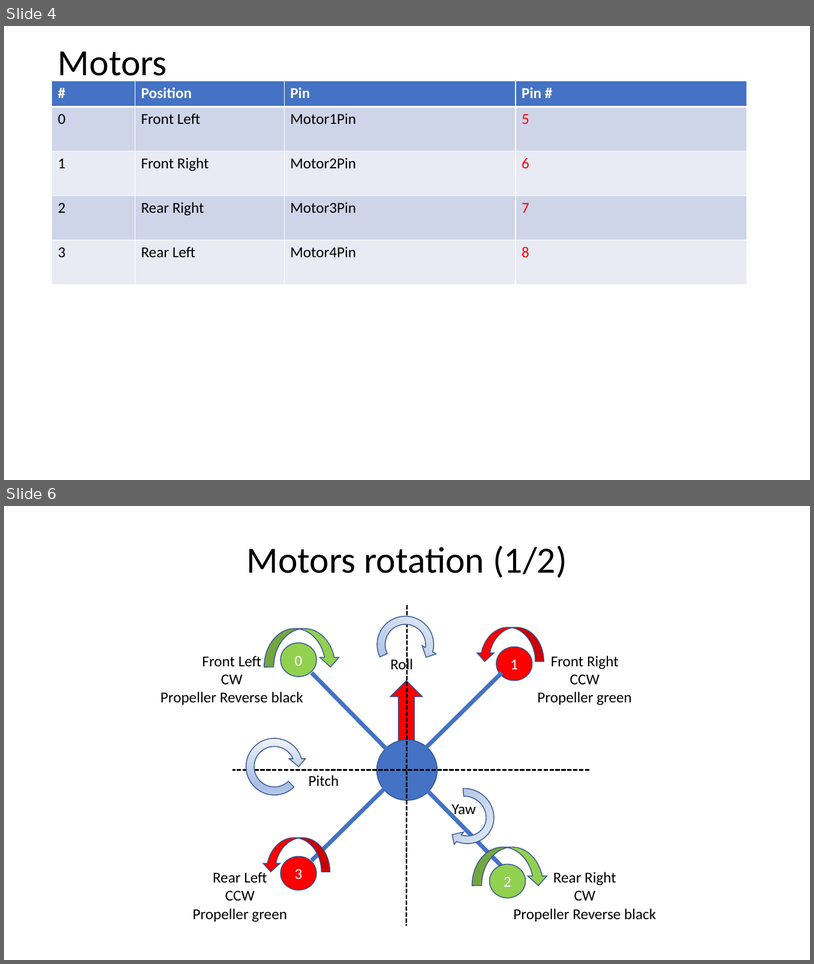
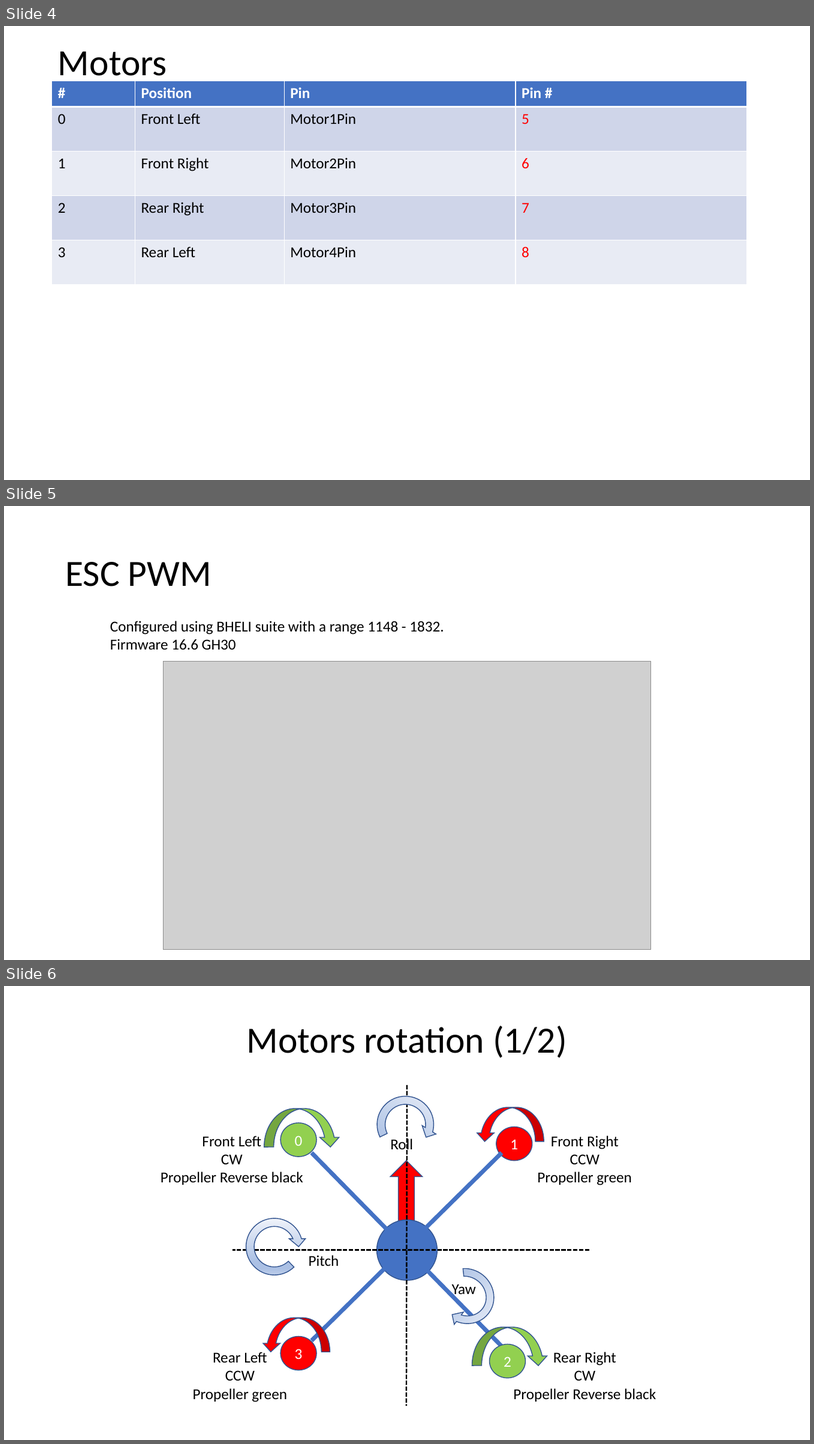
Before and after one commit to RobotEdh/RobotMicroControl, a slide deck: libraries/Diagramm Drone.pptx. Shown one above the other, each under a label of ours: slides 4 and 6 before the commit, slides 4, 5 and 6 after it; the slides between them are not shown. The pictures are 814x964 and 814x1444 pixels, drawn with LibreOffice and Linux fonts; fonts in the diff are those of the drawing; grey boxes stand for pictures. Boxes give left, top, right and bottom in pixels: in the first picture for what was removed or moved away, otherwise in the second. Text is boxed around its words. In the diff, an @@ line names an element or a change of style, - is before the commit and + after.

Commit message:
change range PWM of ESC

```diff
--- a/libraries/Diagramm Drone.pptx
+++ b/libraries/Diagramm Drone.pptx
@@ slide 5 added at [4,506,810,960], background #FFFFFF @@
@@ title added at [65,562,212,586], 44 pt, text #000000 @@
+ESC PWM
@@ text added at [110,621,444,650], 18 pt, text #000000 @@
+Configured using BHELI suite with a range 1148 - 1832.
+Firmware 16.6 GH30
@@ picture added at [164,661,651,949] @@
```
Also in this commit, not shown: 4 slides changed, 1 slide removed, 1 other file.
